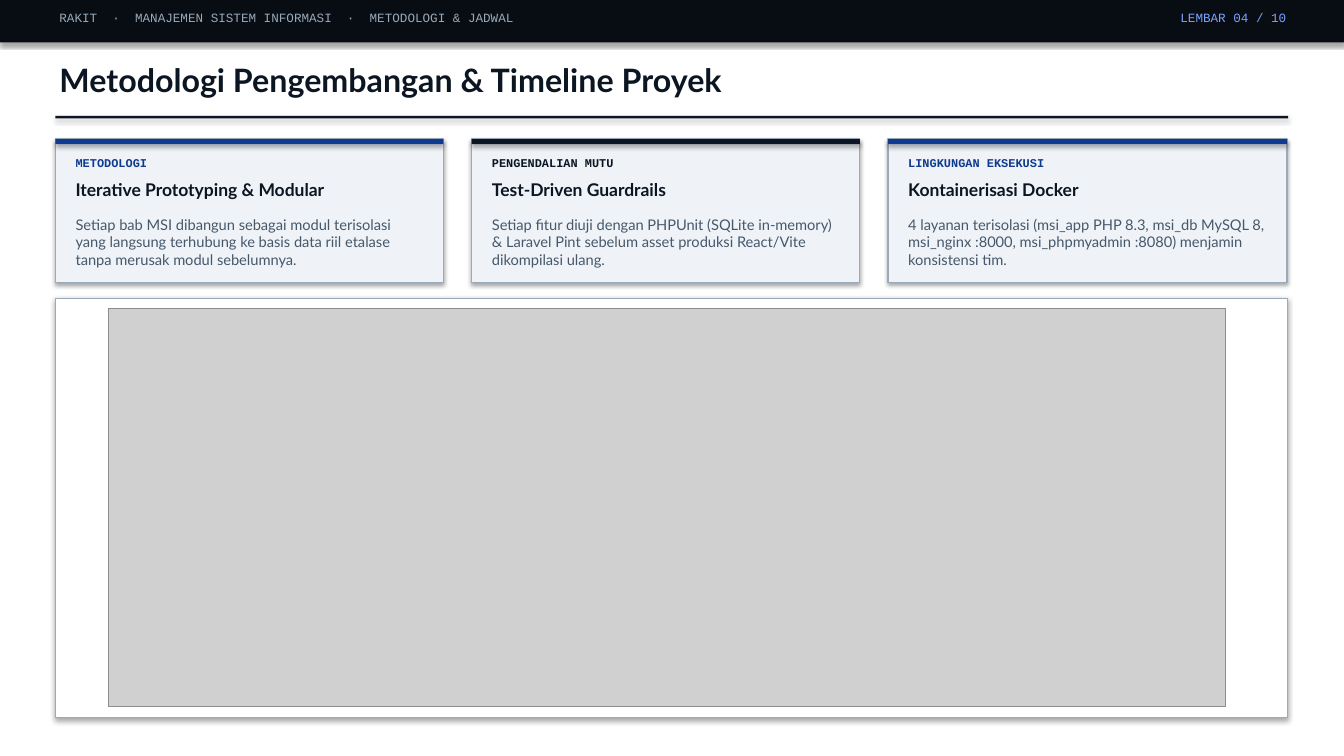
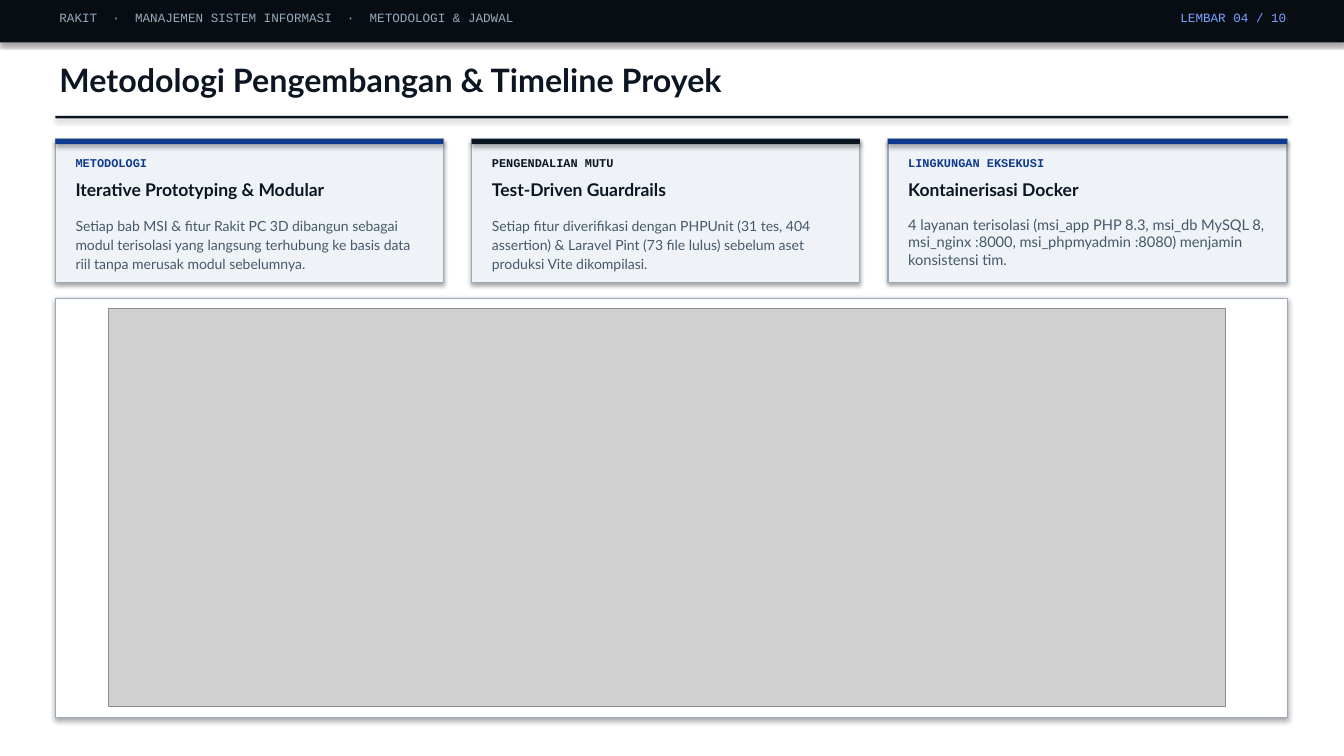
Before and after one commit to RaffaelVeneh/rakit, a slide deck: slide 4 of Presentasi_Proyek_MSI_RAKIT.pptx. Drawn at 1344x756 pixels with LibreOffice and Linux fonts; fonts in the diff are those of the drawing; grey boxes stand for pictures. Boxes give left, top, right and bottom in pixels: in the first picture for what was removed or moved away, otherwise in the second. Text is boxed around its words. In the diff, an @@ line names an element or a change of style, - is before the commit and + after.

```diff
--- a/Presentasi_Proyek_MSI_RAKIT.pptx
+++ b/Presentasi_Proyek_MSI_RAKIT.pptx
@@ text at bbox=[76, 220, 411, 272]: text changed; size 10.5 to 10 pt @@
-Setiap bab MSI dibangun sebagai modul terisolasi yang langsung terhubung ke basis data riil etalase tanpa merusak modul sebelumnya.
+Setiap bab MSI & fitur Rakit PC 3D dibangun sebagai modul terisolasi yang langsung terhubung ke basis data riil tanpa merusak modul sebelumnya.
@@ text at bbox=[492, 220, 810, 272]: text changed; size 10.5 to 10 pt @@
-Setiap fitur diuji dengan PHPUnit (SQLite in-memory) & Laravel Pint sebelum asset produksi React/Vite dikompilasi ulang.
+Setiap fitur diverifikasi dengan PHPUnit (31 tes, 404 assertion) & Laravel Pint (73 file lulus) sebelum aset produksi Vite dikompilasi.
```
Also in this commit, not shown: 9 other slides changed, 8 other files.
